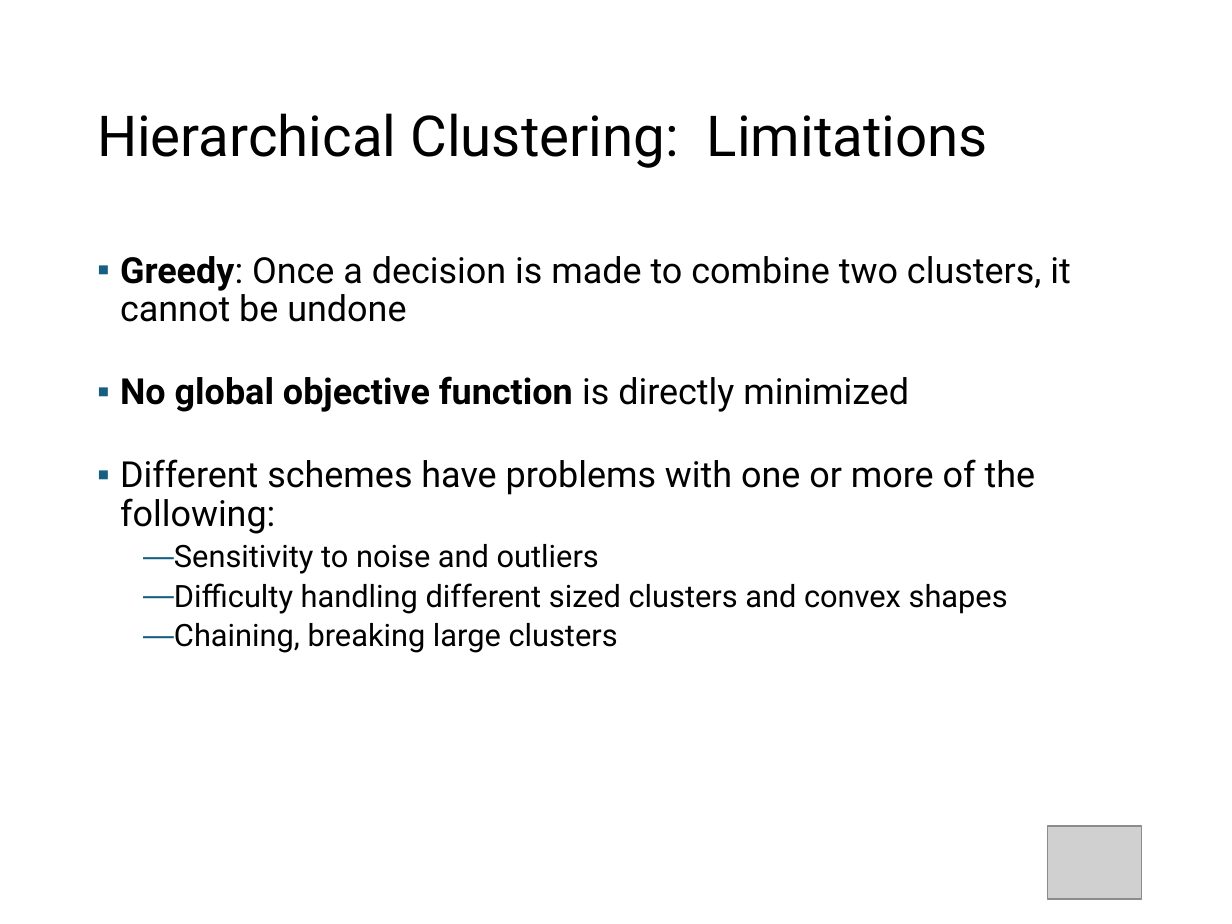
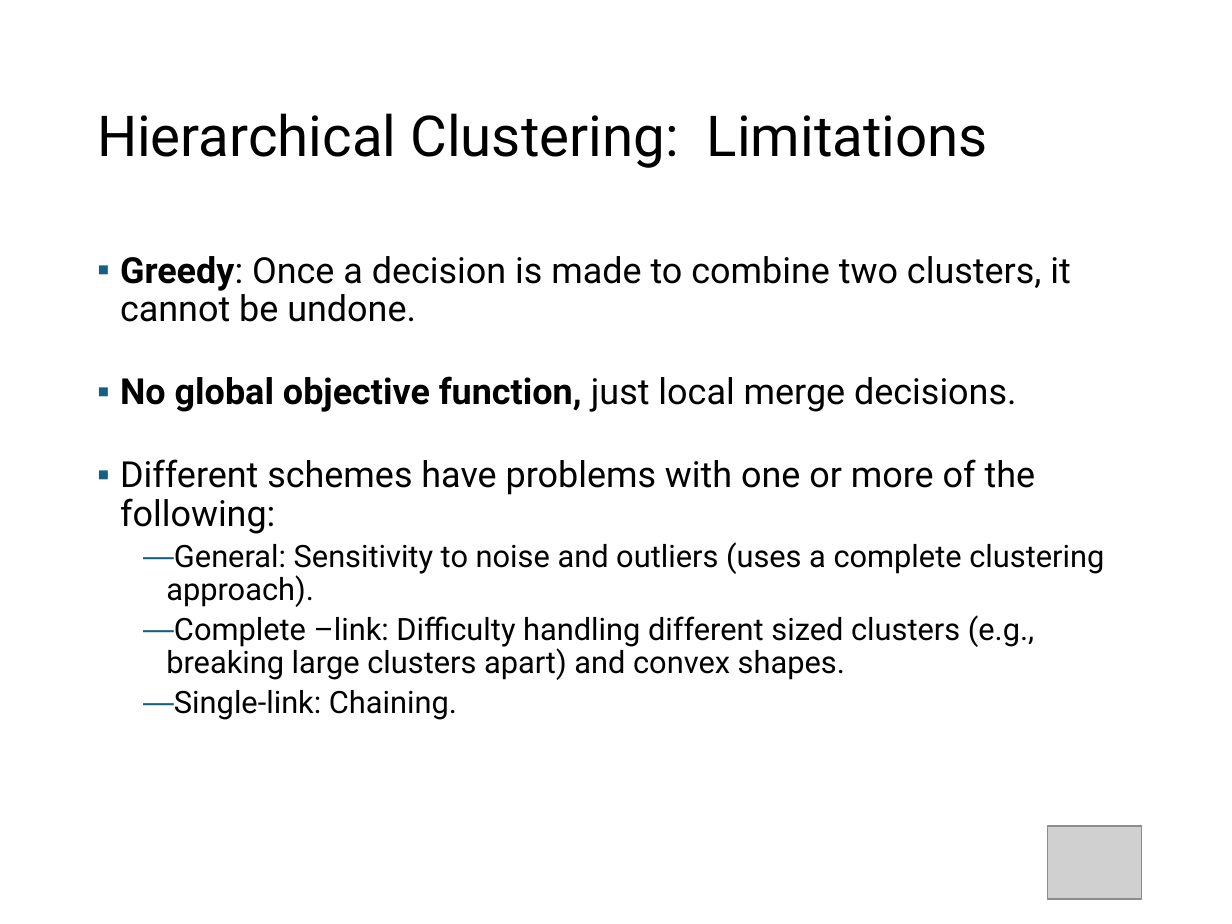
Before and after one commit to mhahsler/Introduction_to_Data_Mining_R_Examples, a slide deck: slide 58 of slides/chap7_basic_cluster_analysis.pptx. Drawn at 1232x924 pixels with LibreOffice and Linux fonts; fonts in the diff are those of the drawing; grey boxes stand for pictures. Boxes give left, top, right and bottom in pixels: in the first picture for what was removed or moved away, otherwise in the second. Text is boxed around its words. In the diff, an @@ line names an element or a change of style, - is before the commit and + after.

```diff
--- a/slides/chap7_basic_cluster_analysis.pptx
+++ b/slides/chap7_basic_cluster_analysis.pptx
@@ text at box(120, 256, 1070, 412): text changed @@
-▪ Greedy: Once a decision is made to combine two clusters, it cannot be undone
-▪ No global objective function is directly minimized
+▪ Greedy: Once a decision is made to combine two clusters, it cannot be undone.
+▪ No global objective function, just local merge decisions.
@@ text at box(166, 542, 1104, 720): text changed @@
-  — Sensitivity to noise and outliers
-  — Difficulty handling different sized clusters and convex shapes
-  — Chaining, breaking large clusters
+  — General: Sensitivity to noise and outliers (uses a complete clustering approach).
+  — Complete –link: Difficulty handling different sized clusters (e.g., breaking large clusters apart) and convex shapes.
+  — Single-link: Chaining.
```
Also in this commit, not shown: 15 other slides changed, 1 other file.
